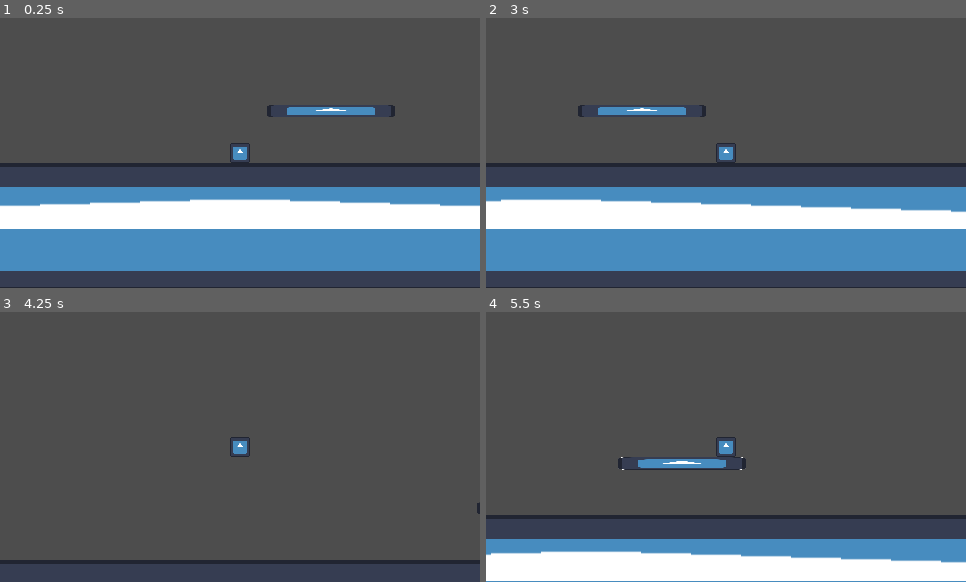
Above: before the commit, frames 1-4 (two rows, left to right).
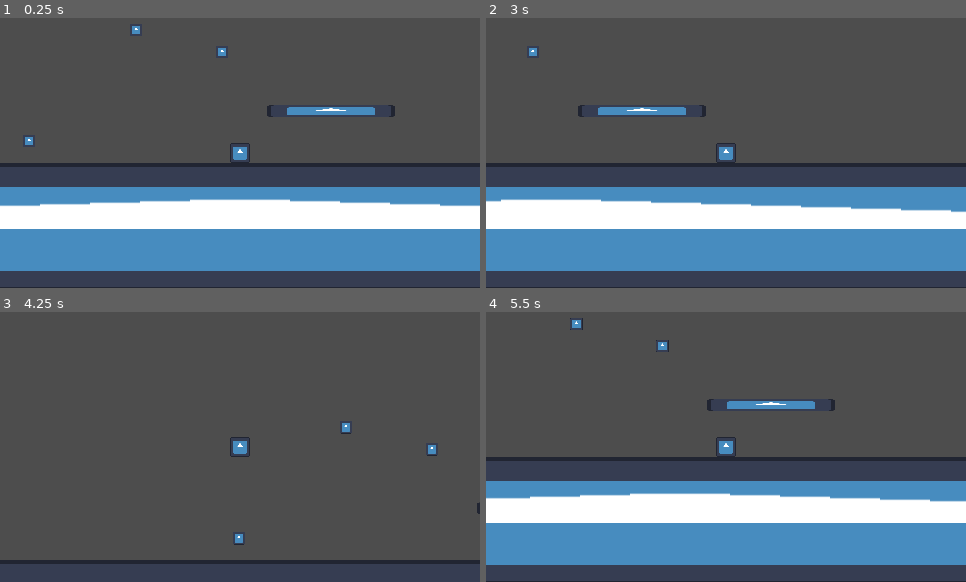
Above: after the commit, the same moments.

Repository: johnferrera29/mad_lab
Game: Godot game, scene res://scenes/main.tscn
The game is run twice, just before and just after one commit, with the same random seed, the same clock (stepped at 60 frames per second) and the same inputs. The engine's default icon, where the game draws it, is replaced by a stand-in: a white triangle on a blue panel in a dark square.
Inputs (mouse positions are in pixels of both pictures, inside the frame that each line leads up to):
- Up to frame 1 (0.25 s): no input
- Up to frame 2 (3 s): tap Enter at 0.5 s; move the mouse to (702, 207) at 0.52 s; hold D (move_right) 0.53-2.03 s; tap Shift (change_weapon_mode) at 0.6, 2.1 s; tap Space (jump) at 0.77, 1.52 s; move the mouse to (870, 193) at 1.27 s; click (870, 193) at 1.35 s; move the mouse to (582, 112) at 2.02 s; hold A (move_left) from 2.03 s (still down); move the mouse to (750, 153) at 2.77 s; click (750, 153) at 2.85 s
- Up to frame 3 (4.25 s): keep holding A (move_left); tap Space (jump) at 3.02, 3.77 s; move the mouse to (168, 379) at 3.52 s; tap Shift (change_weapon_mode) at 3.6 s
- Up to frame 4 (5.5 s): move the mouse to (831, 433) at 4.27 s; release A (move_left) at 4.28 s; hold D (move_right) from 4.28 s (still down); click (831, 433) at 4.35 s; tap Space (jump) at 4.52 s; move the mouse to (630, 460) at 5.02 s; tap Shift (change_weapon_mode) at 5.1 s

The runs differ from the first frame. In frame 1, 0.1% of the frame differs, in the area x 5-48%, y 2-48%; in frame 2, less than 0.1%; in frame 3, 0.2%; in frame 4, 34%, in the area x 0-100%, y 2-100%.

Commit message:
Add temporary anchors to level 1

Diff:
--- a/scenes/world/levels/level_01.tscn
+++ b/scenes/world/levels/level_01.tscn
@@ -1,9 +1,10 @@
-[gd_scene load_steps=7 format=3 uid="uid://dcibb2if05vl0"]
+[gd_scene load_steps=8 format=3 uid="uid://dcibb2if05vl0"]
 
 [ext_resource type="PackedScene" uid="uid://dyjcg33e37son" path="res://scenes/characters/player/player.tscn" id="1_um13x"]
 [ext_resource type="Texture2D" uid="uid://bh35rl8ygja7m" path="res://icon.svg" id="2_7h55h"]
-[ext_resource type="PackedScene" uid="uid://i8n0nugds6iy" path="res://scenes/entities/scale_gun/scale_gun.tscn" id="3_edh63"]
+[ext_resource type="PackedScene" uid="uid://vdlef4d1dnij" path="res://scenes/entities/grappling_hook/grappling_hook.tscn" id="2_ikyul"]
 [ext_resource type="Script" path="res://shared_scripts/components/scalable_component.gd" id="4_iamdp"]
+[ext_resource type="Script" path="res://shared_scripts/components/anchor_component.gd" id="5_122m1"]
 
 [sub_resource type="RectangleShape2D" id="RectangleShape2D_kndp6"]
 size = Vector2(126, 125)
@@ -14,10 +15,11 @@
 
 [node name="Level01" type="Node2D"]
 
-[node name="Player" parent="." instance=ExtResource("1_um13x")]
+[node name="Player" parent="." groups=["player"] instance=ExtResource("1_um13x")]
 position = Vector2(240, 181)
 
-[node name="ScaleGun" parent="Player" instance=ExtResource("3_edh63")]
+[node name="GrapplingHook" parent="Player" node_paths=PackedStringArray("actor") instance=ExtResource("2_ikyul")]
+actor = NodePath("..")
 
 [node name="TemporaryGround" type="StaticBody2D" parent="."]
 position = Vector2(240, 300)
@@ -52,3 +54,63 @@
 sprite = NodePath("../Sprite2D")
 shrink_factor = 2.0
 enlarge_factor = 2.0
+
+[node name="Anchor" type="StaticBody2D" parent="." node_paths=PackedStringArray("anchor_component")]
+position = Vector2(136, 103)
+scale = Vector2(0.1, 0.1)
+script = SubResource("GDScript_hqynx")
+anchor_component = NodePath("AnchorComponent")
+metadata/_edit_group_ = true
+
+[node name="Sprite2D" type="Sprite2D" parent="Anchor"]
+texture = ExtResource("2_7h55h")
+region_rect = Rect2(-4, -4, 128, 128)
+
+[node name="CollisionShape2D" type="CollisionShape2D" parent="Anchor"]
+position = Vector2(0, -1.5)
+shape = SubResource("RectangleShape2D_kndp6")
+
+[node name="AnchorComponent" type="Node" parent="Anchor" node_paths=PackedStringArray("target", "sprite")]
+script = ExtResource("5_122m1")
+target = NodePath("..")
+sprite = NodePath("../Sprite2D")
+
+[node name="Anchor2" type="StaticBody2D" parent="." node_paths=PackedStringArray("anchor_component")]
+position = Vector2(222, 125)
+scale = Vector2(0.1, 0.1)
+script = SubResource("GDScript_hqynx")
+anchor_component = NodePath("AnchorComponent")
+metadata/_edit_group_ = true
+
+[node name="Sprite2D" type="Sprite2D" parent="Anchor2"]
+texture = ExtResource("2_7h55h")
+region_rect = Rect2(-4, -4, 128, 128)
+
+[node name="CollisionShape2D" type="CollisionShape2D" parent="Anchor2"]
+position = Vector2(0, -1.5)
+shape = SubResource("RectangleShape2D_kndp6")
+
+[node name="AnchorComponent" type="Node" parent="Anchor2" node_paths=PackedStringArray("target", "sprite")]
+script = ExtResource("5_122m1")
+target = NodePath("..")
+sprite = NodePath("../Sprite2D")
+
+[node name="Anchor3" type="StaticBody2D" parent="." node_paths=PackedStringArray("anchor_component")]
+position = Vector2(29, 214)
+scale = Vector2(0.1, 0.1)
+script = SubResource("GDScript_hqynx")
+anchor_component = NodePath("AnchorComponent")
+metadata/_edit_group_ = true
+
+[node name="Sprite2D" type="Sprite2D" parent="Anchor3"]
+texture = ExtResource("2_7h55h")
+region_rect = Rect2(-4, -4, 128, 128)
+
+[node name="CollisionShape2D" type="CollisionShape2D" parent="Anchor3"]
+position = Vector2(0, -1.5)
+shape = SubResource("RectangleShape2D_kndp6")
+
+[node name="AnchorComponent" type="Node" parent="Anchor3" node_paths=PackedStringArray("target", "sprite")]
+script = ExtResource("5_122m1")
+target = NodePath("..")
+sprite = NodePath("../Sprite2D")
